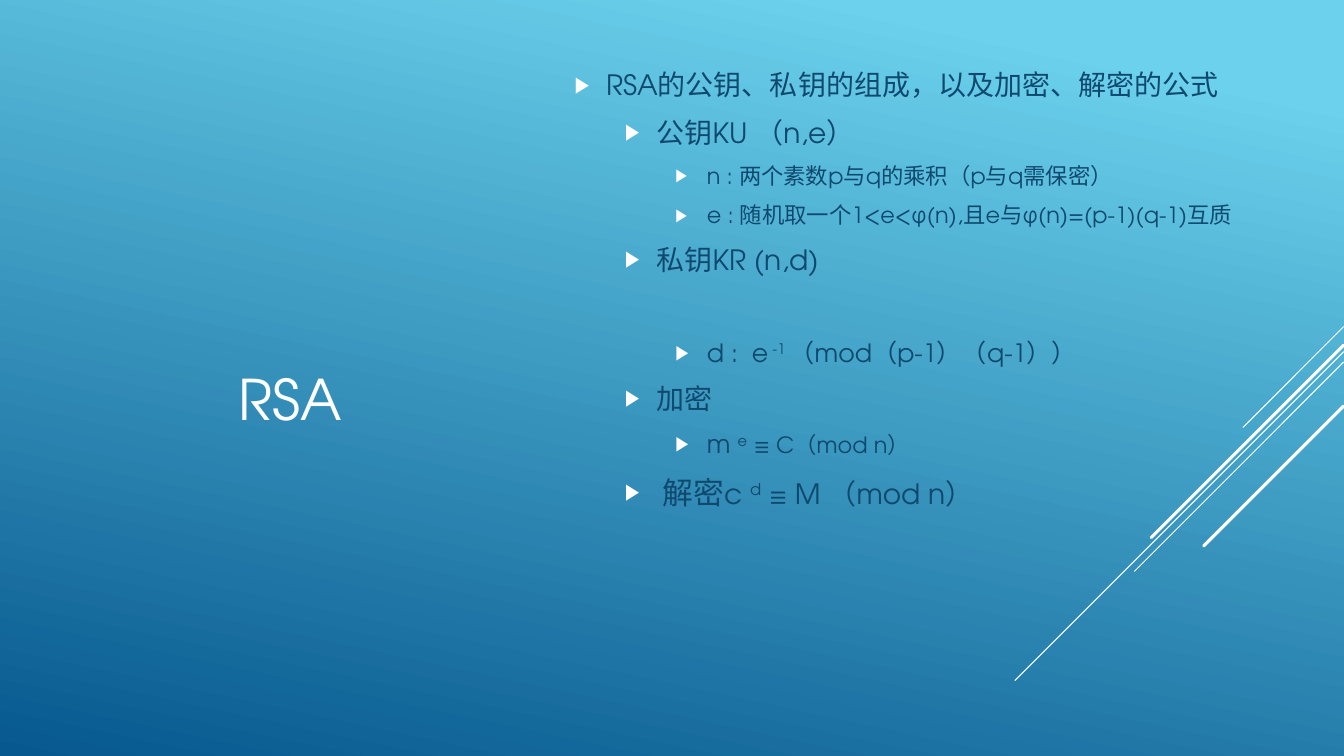
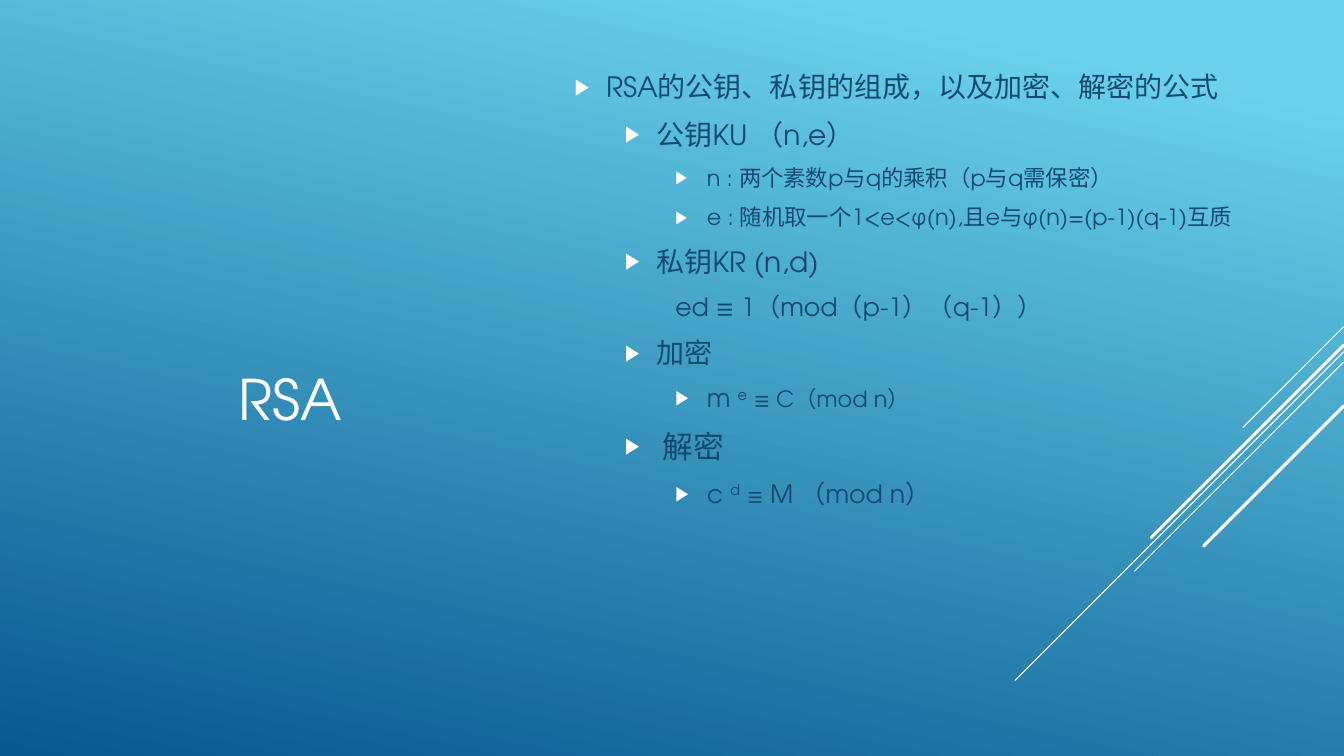
Before and after one commit to lmq1117/l56xx, a slide deck: slide 6 of document/limq.pptx (slide 9 before the commit). Drawn at 1344x756 pixels with LibreOffice and Linux fonts; fonts in the diff are those of the drawing. Boxes give left, top, right and bottom in pixels: in the first picture for what was removed or moved away, otherwise in the second. Text is boxed around its words. In the diff, an @@ line names an element or a change of style, - is before the commit and + after.

Commit message:
PPT

```diff
--- a/document/limq.pptx
+++ b/document/limq.pptx
@@ text at (x1=675, y1=295, x2=1043, y2=321): text changed @@
-    ▶ d : e -1 （mod（p-1）（q-1））
+    ed ≡ 1（mod（p-1）（q-1））
@@ text at (x1=663, y1=432, x2=931, y2=505): text changed; size 20 to 18 pt @@
-  ▶ 解密c d ≡ M （mod n）
+  ▶ 解密
+    ▶ c d ≡ M （mod n）
```
Also in this commit, not shown: 2 other slides changed, 6 slides added, 5 slides removed.
